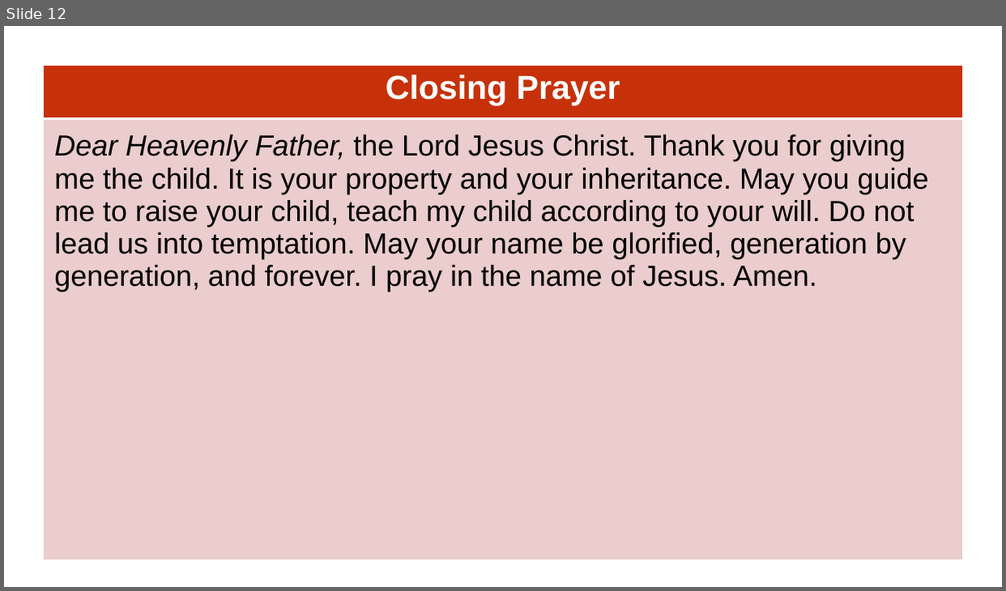
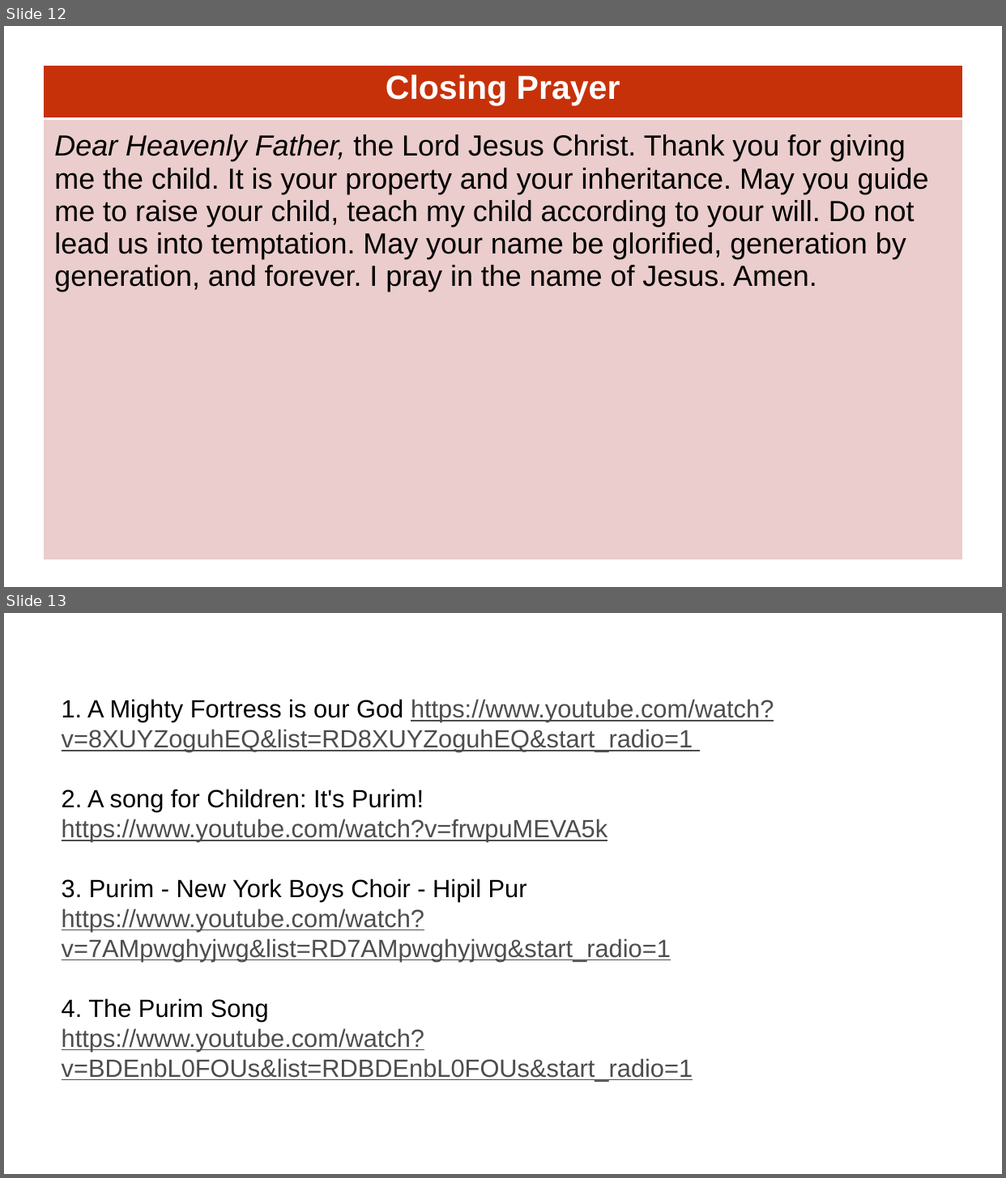
Before and after one commit to wdingbox/accc_2025_pp, a slide deck: ppt/Esther/Esther_01.pptx. Shown one above the other, each under a label of ours: slide 12 before the commit, slides 12 and 13 after it. The pictures are 1006x591 and 1006x1178 pixels, drawn with LibreOffice and Linux fonts; fonts in the diff are those of the drawing; background and template pictures are left out. Boxes give left, top, right and bottom in pixels: in the first picture for what was removed or moved away, otherwise in the second. Text is boxed around its words. In the diff, an @@ line names an element or a change of style, - is before the commit and + after.

```diff
--- a/ppt/Esther/Esther_01.pptx
+++ b/ppt/Esther/Esther_01.pptx
@@ slide 13 added at (4, 613, 1002, 1174), background picture (left out) @@
@@ text added at (62, 699, 774, 1081), 24 pt, text #4D4D4D, underline @@
+1. A Mighty Fortress is our God https://www.youtube.com/watch?v=8XUYZoguhEQ&list=RD8XUYZoguhEQ&start_radio=1
+2. A song for Children: It's Purim!
+https://www.youtube.com/watch?v=frwpuMEVA5k
+3. Purim - New York Boys Choir - Hipil Pur
+https://www.youtube.com/watch?v=7AMpwghyjwg&list=RD7AMpwghyjwg&start_radio=1
+4. The Purim Song
+https://www.youtube.com/watch?v=BDEnbL0FOUs&list=RDBDEnbL0FOUs&start_radio=1
```
Also in this commit, not shown: 4 slides changed, 1 slide removed, 1 other file.
